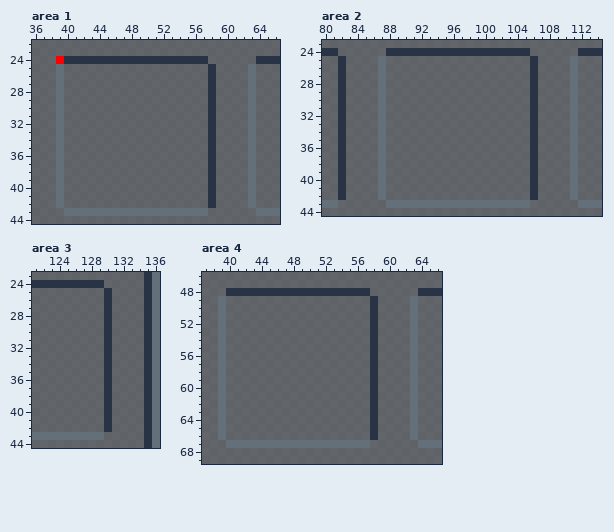
Pixel-art file: res/tiled/ase/ui.ase. The picture above is the old version.
411x327 pixels, 1 frame. Colours within 5 levels of each other are drawn and written as one. Shown: area 1: x 36..66, y 22..44; area 2: x 80..114, y 23..44; area 3: x 121..136, y 23..44; area 4: x 37..66, y 46..69. The commit also changed other parts of the picture, which this record leaves out.
After the commit:
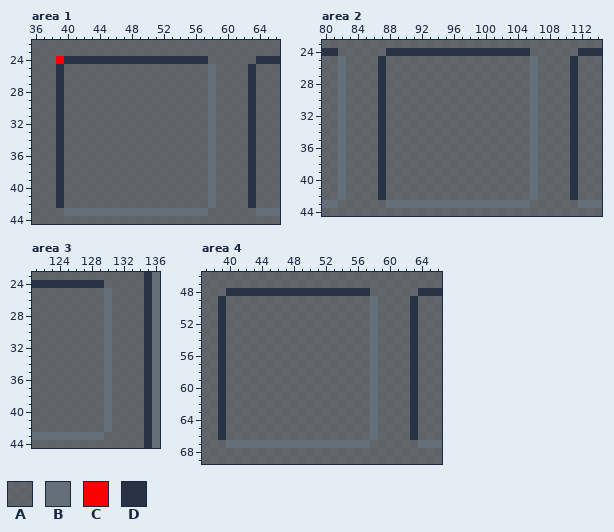
Palette (. is transparent): A #4d5256d6  B #636f79  C #ff0000  D #283446
Difference:
Area 1, layer "Layer 1":
y 25..42: x 39 B -> D; x 58 D -> B; x 63 B -> D
Area 2, layer "Layer 1":
y 25..42: x 82 D -> B; x 87 B -> D; x 106 D -> B; x 111 B -> D
Area 3, layer "Layer 1":
y 25..42: x 130 D -> B
Area 4, layer "Layer 1":
y 49..66: x 39 B -> D; x 58 D -> B; x 63 B -> D
